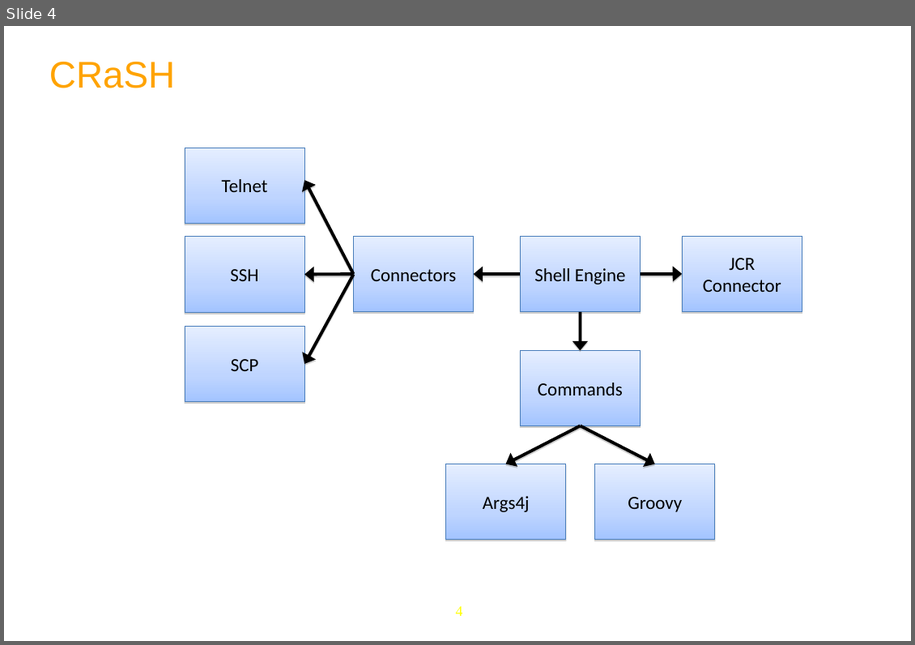
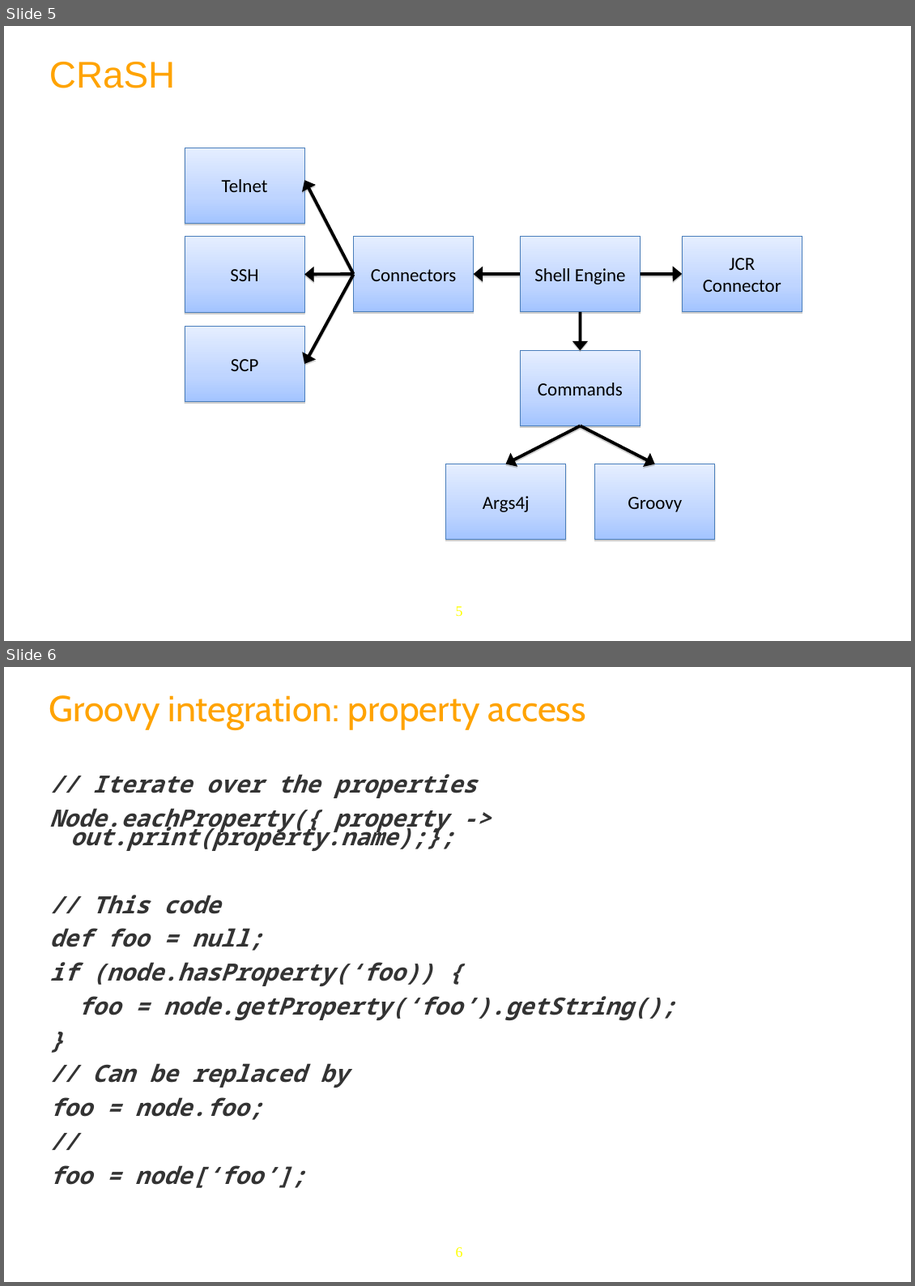
Before and after one commit to anhvurz90/training, a slide deck: slides/exo-developer/en/260-CRaSH-XDev-en.pptx. Shown one above the other, each under a label of ours: slide 4 before the commit, slides 5 and 6 after it. The pictures are 915x645 and 915x1286 pixels, drawn with LibreOffice and Linux fonts; fonts in the diff are those of the drawing; background and template pictures are left out. Boxes give left, top, right and bottom in pixels: in the first picture for what was removed or moved away, otherwise in the second. Text is boxed around its words. In the diff, an @@ line names an element or a change of style, - is before the commit and + after.

```diff
--- a/slides/exo-developer/en/260-CRaSH-XDev-en.pptx
+++ b/slides/exo-developer/en/260-CRaSH-XDev-en.pptx
@@ slide 6 added at (x1=4, y1=667, x2=911, y2=1282), background #FFFFFF; not listed: 1 template element that a slide beside it also shows @@
@@ title added at (x1=49, y1=695, x2=586, y2=730), 35 pt, text #FFA300 @@
+Groovy integration: property access
@@ text added at (x1=49, y1=774, x2=676, y2=1188), 23 pt, text #333333, bold, italic @@
+// Iterate over the properties
+Node.eachProperty({ property -> out.print(property.name);};
+// This code
+def foo = null;
+if (node.hasProperty(‘foo)) {
+foo = node.getProperty(‘foo’).getString();
+}
+// Can be replaced by
+foo = node.foo;
+//
+foo = node[‘foo’];
@@ what was slide 4 is now slide 5 @@
@@ page number at (x1=456, y1=606, x2=463, y2=616): text changed @@
-4
+5
```
Also in this commit, not shown: 1 slide changed, 3 other slides added, 1 other file.
